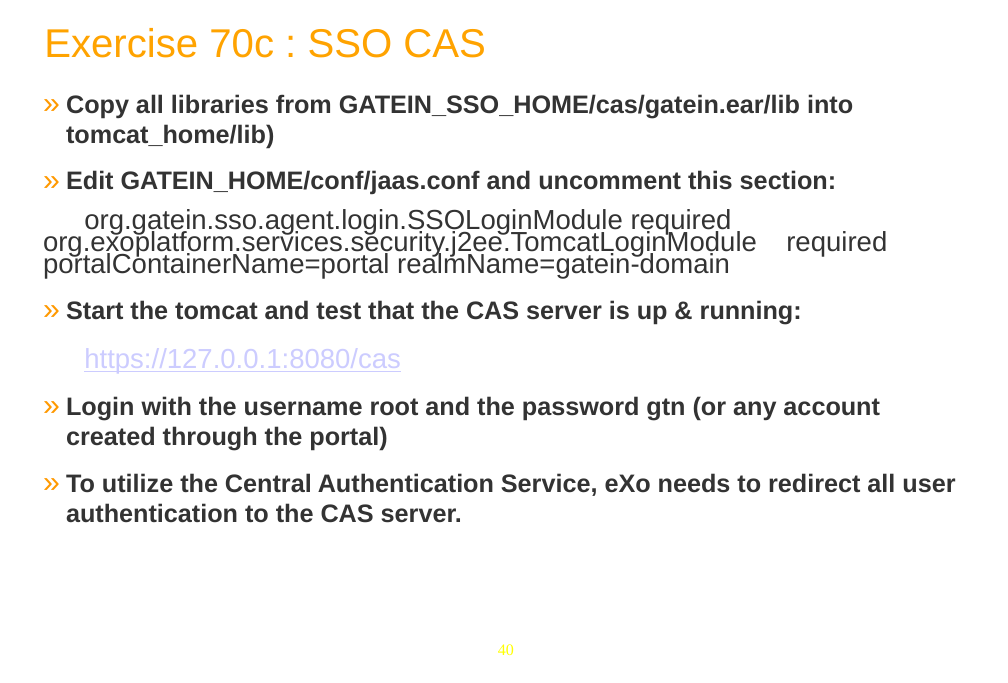
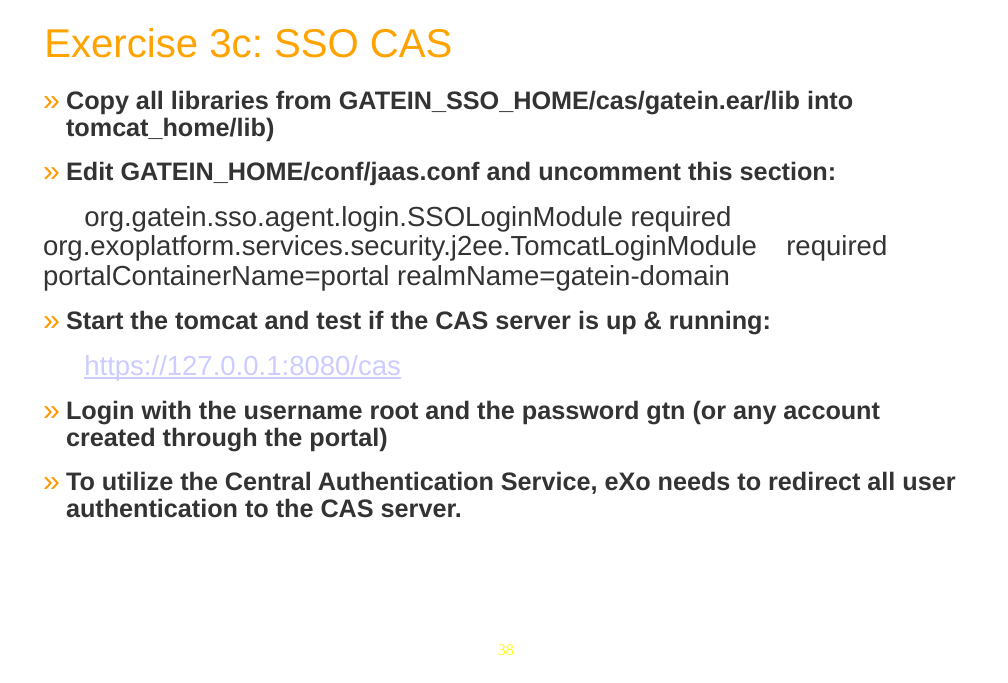
Before and after one commit to anhvurz90/training, a slide deck: slide 38 of exo-sysAdmin/970-LdapConfig-XSys.pptx (slide 40 before the commit). Drawn at 1008x683 pixels with LibreOffice and Linux fonts; fonts in the diff are those of the drawing; background and template pictures are left out. Boxes give left, top, right and bottom in pixels: in the first picture for what was removed or moved away, otherwise in the second. Text is boxed around its words. In the diff, an @@ line names an element or a change of style, - is before the commit and + after.

```diff
--- a/exo-sysAdmin/970-LdapConfig-XSys.pptx
+++ b/exo-sysAdmin/970-LdapConfig-XSys.pptx
@@ title at <box>44,28,452,58</box>: text changed @@
-Exercise 70c : SSO CAS
+Exercise 3c: SSO CAS
@@ text at <box>43,90,955,518</box>: line spacing 1 to 0.9; line spacing 0.67 to 0.9 @@
@@ text at <box>66,310,771,335</box>: text changed @@
-» Start the tomcat and test that the CAS server is up & running:
+» Start the tomcat and test if the CAS server is up & running:
@@ page number at <box>498,644,514,655</box>: text changed @@
-40
+38
```
Also in this commit, not shown: 18 other slides changed, 2 slides removed.
